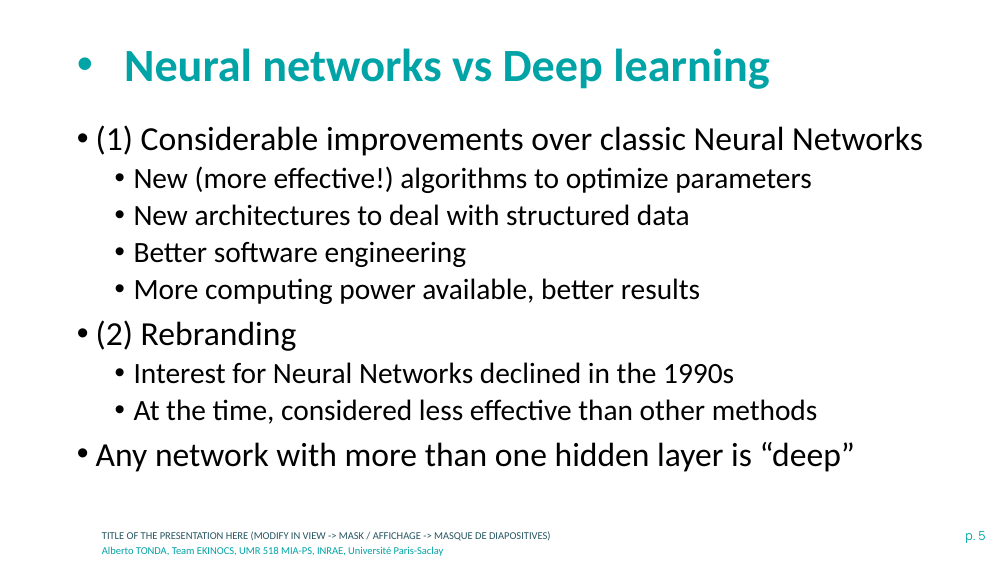
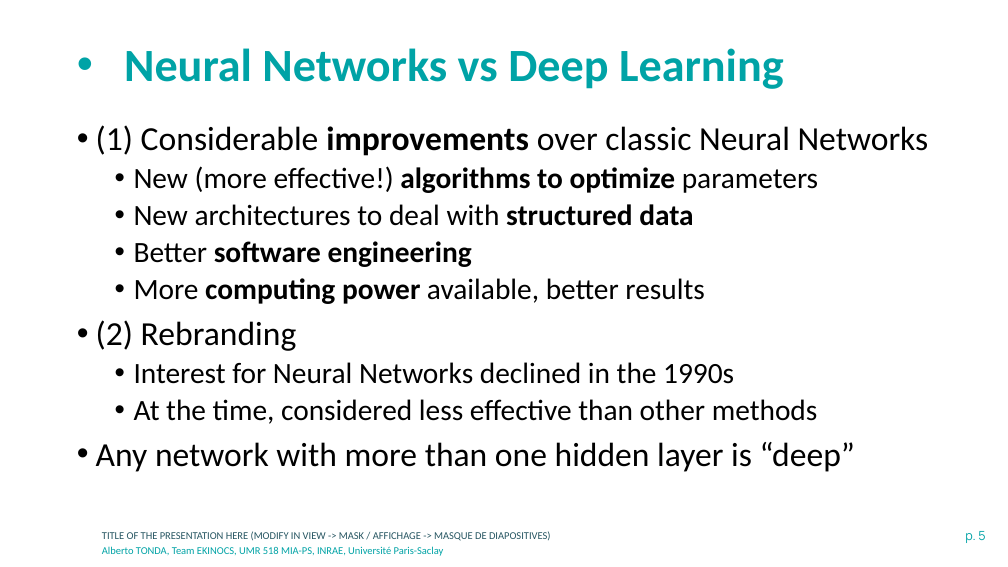
Before and after one commit to albertotonda/teaching, a slide deck: slide 5 of deep-learning-in-practice-with-pytorch/1-intermediate-pytorch.pptx. Drawn at 1008x567 pixels with LibreOffice and Linux fonts; fonts in the diff are those of the drawing; background and template pictures are left out. Boxes give left, top, right and bottom in pixels: in the first picture for what was removed or moved away, otherwise in the second. Text is boxed around its words. In the diff, an @@ line names an element or a change of style, - is before the commit and + after.

Commit message:
Corrections in the slides for the first class

```diff
--- a/deep-learning-in-practice-with-pytorch/1-intermediate-pytorch.pptx
+++ b/deep-learning-in-practice-with-pytorch/1-intermediate-pytorch.pptx
@@ title at bbox=[124, 48, 784, 89]: text changed @@
-• Neural networks vs Deep learning
+• Neural Networks vs Deep Learning
@@ text at bbox=[96, 125, 929, 304]: bold on in "improvements", "algorithms to optimize", "structured data", "software engineering" and 1 more places @@
```
Also in this commit, not shown: 2 other slides changed, 1 slide added, 4 other files.
